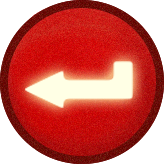
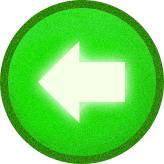
Before/after of a (164, 164) layered artwork. What changed in the layer stack:
showed group "sel" (1st of 2, in "back_btn") (3 layers) over box(0, 0, 164, 164)
painted on "图层 3" (1st of 4, in "back_btn" › "sel") over box(25, 41, 133, 123)
painted on "椭圆 3 副本" (1st of 4, in "back_btn" › "sel") over box(0, 0, 164, 164)
painted on "图层 3 副本 3" (1st of 4, in "back_btn" › "sel") over box(2, 0, 160, 164)
hid group "nor" (1st of 2, in "back_btn") (3 layers) over box(0, 0, 164, 164)
painted on "图层 3" (2nd of 4, in "back_btn" › "nor") over box(25, 41, 133, 123)
painted on "椭圆 3 副本" (2nd of 4, in "back_btn" › "nor") over box(0, 0, 164, 164)
painted on "图层 3 副本 3" (2nd of 4, in "back_btn" › "nor") over box(2, 0, 160, 164)
hid group "nor" (2nd of 2, in "start_btn") (3 layers) over box(0, 0, 164, 164)
painted on "图层 3" (4th of 4, in "start_btn" › "nor") over box(51, 37, 138, 130)
painted on "椭圆 3 副本" (4th of 4, in "start_btn" › "nor") over box(0, 0, 164, 164)
painted on "图层 3 副本 3" (4th of 4, in "start_btn" › "nor") over box(2, 0, 160, 164)
